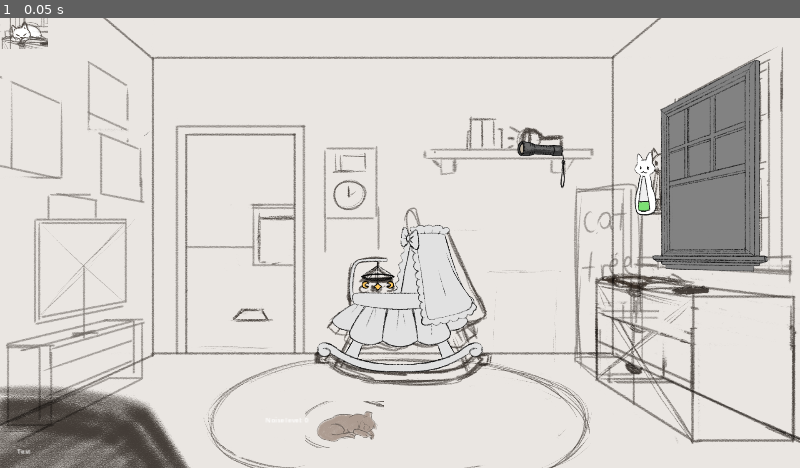
Above: before the commit, frame 1.
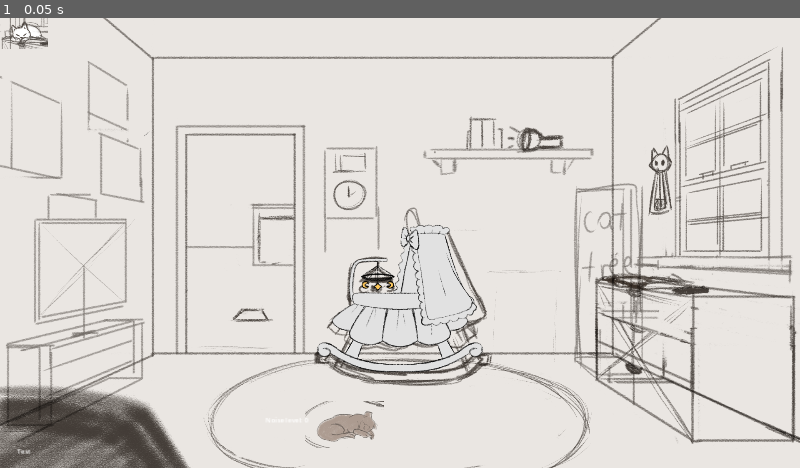
Above: after the commit, the same moment.

Repository: Kadema-FK/Don-t-wake-them-up
Game: Godot game, scene res://Scenes/don't wake her up.tscn
The game is run twice, just before and just after one commit, with the same random seed, the same clock (stepped at 60 frames per second) and the same inputs.
Inputs:
- Up to frame 1 (0.05 s): no input

The runs differ from the first frame. In frame 1, 5.3% of the frame differs, in the area x 64-96%, y 9-57%.

Commit message:
Revert "Working window, working boogeyman,"
This reverts commit 69a8346ad5a301d1ecb795fe2efa516ec18e4661.

Diff:
--- a/Scenes/boogeyman_obs.tscn
+++ b/Scenes/boogeyman_obs.tscn
@@ -1,79 +1,6 @@
-[gd_scene load_steps=7 format=3 uid="uid://dxpxwij74ak1r"]
+[gd_scene load_steps=2 format=3 uid="uid://dxpxwij74ak1r"]
 
 [ext_resource type="Script" path="res://Scripts/boogeyman_obs.gd" id="1_6w8am"]
-[ext_resource type="Texture2D" uid="uid://cmc0glg57pybl" path="res://Assets/Images/Obstacles/boogeyman/torchlight/torch.png" id="2_qgxhn"]
-[ext_resource type="Texture2D" uid="uid://we0hh13ka34w" path="res://Assets/Images/Obstacles/boogeyman/torchlight/torch_acive.png" id="4_28cv5"]
-[ext_resource type="Texture2D" uid="uid://dglmyyldgd2rb" path="res://Assets/Images/Obstacles/boogeyman/boogeyman_1.png" id="4_v6lwp"]
-[ext_resource type="Texture2D" uid="uid://5b074fgkc522" path="res://Assets/Images/Obstacles/boogeyman/boogeyman_2.png" id="5_ks82l"]
-
-[sub_resource type="SpriteFrames" id="SpriteFrames_5exim"]
-animations = [{
-"frames": [{
-"duration": 1.0,
-"texture": null
-}],
-"loop": true,
-"name": &"0",
-"speed": 5.0
-}, {
-"frames": [{
-"duration": 1.0,
-"texture": ExtResource("4_v6lwp")
-}],
-"loop": true,
-"name": &"1",
-"speed": 5.0
-}, {
-"frames": [{
-"duration": 1.0,
-"texture": ExtResource("5_ks82l")
-}],
-"loop": true,
-"name": &"2",
-"speed": 5.0
-}]
 
 [node name="boogeyman_obs" type="Node2D"]
 script = ExtResource("1_6w8am")
-
-[node name="Timer" type="Timer" parent="."]
-wait_time = 5.0
-
-[node name="Boogy_run" type="Timer" parent="."]
-
-[node name="Torch" type="Sprite2D" parent="."]
-position = Vector2(960, 540)
-texture = ExtResource("2_qgxhn")
-
-[node name="Area2D" type="Area2D" parent="Torch"]
-position = Vector2(-960, -540)
-
-[node name="CollisionPolygon2D" type="CollisionPolygon2D" parent="Torch/Area2D"]
-polygon = PackedVector2Array(1259, 359, 1220, 338, 1215, 301, 1239, 278, 1287, 272, 1347, 279, 1386, 297, 1380, 354, 1336, 364)
-
-[node name="TorchAcive" type="Sprite2D" parent="."]
-visible = false
-position = Vector2(125, 200)
-texture = ExtResource("4_28cv5")
-
-[node name="RayCast2D" type="RayCast2D" parent="TorchAcive"]
-position = Vector2(19, 181)
-target_position = Vector2(-2, -360)
-collide_with_areas = true
-collide_with_bodies = false
-
-[node name="Boogeyman" type="AnimatedSprite2D" parent="."]
-position = Vector2(960, 540)
-sprite_frames = SubResource("SpriteFrames_5exim")
-animation = &"0"
-
-[node name="Boogey_Area2D" type="Area2D" parent="Boogeyman"]
-
-[node name="CollisionPolygon2D" type="CollisionPolygon2D" parent="Boogeyman/Boogey_Area2D"]
-position = Vector2(-5, 2)
-polygon = PackedVector2Array(-83, 182, -169, 202, -222, 234, -240, 289, -198, 338, -111, 346, -15, 351, 123, 345, 194, 331, 270, 302, 289, 238, 247, 198, 165, 188, 37, 182)
-
-[connection signal="timeout" from="Timer" to="." method="_on_timer_timeout"]
-[connection signal="timeout" from="Boogy_run" to="." method="_on_boogy_run_timeout"]
-[connection signal="mouse_entered" from="Torch/Area2D" to="." method="_on_area_2d_mouse_entered"]
-[connection signal="mouse_exited" from="Torch/Area2D" to="." method="_on_area_2d_mouse_exited"]
--- a/Scenes/don't wake her up.tscn
+++ b/Scenes/don't wake her up.tscn
@@ -43,9 +43,12 @@
 
 [node name="Window" parent="." instance=ExtResource("3_ecayh")]
 process_mode = 1
+position = Vector2(1556, 170)
+scale = Vector2(2.28, 2.28)
 
 [node name="Boogeyman" parent="." instance=ExtResource("4_yshmp")]
 process_mode = 1
+position = Vector2(1006, 730)
 
 [node name="Cat" parent="." instance=ExtResource("5_tt8u4")]
 process_mode = 1
--- a/Scenes/window_obs.tscn
+++ b/Scenes/window_obs.tscn
@@ -1,58 +1,102 @@
-[gd_scene load_steps=10 format=3 uid="uid://cwkx4xqfoj1tr"]
+[gd_scene load_steps=9 format=3 uid="uid://cwkx4xqfoj1tr"]
 
 [ext_resource type="Script" path="res://Scripts/window_obs.gd" id="1_8r6so"]
-[ext_resource type="Texture2D" uid="uid://2s22ynv5nbq8" path="res://Assets/Images/Obstacles/window/window_closed.png" id="2_gv51a"]
-[ext_resource type="Texture2D" uid="uid://ctfagxwgry61k" path="res://Assets/Images/Obstacles/window/window_open.png" id="3_d5v4b"]
-[ext_resource type="Texture2D" uid="uid://5ui7tqaqo8e5" path="res://Assets/Images/Obstacles/window/weewoo.png" id="5_0iwuh"]
-[ext_resource type="Texture2D" uid="uid://dx53nhj25saw6" path="res://Assets/Images/Obstacles/window/termometer/hot_temp.png" id="5_5jlmx"]
-[ext_resource type="Texture2D" uid="uid://bkm23cdthj0bk" path="res://Assets/Images/Obstacles/window/termometer/normal_temp.png" id="6_d046c"]
-[ext_resource type="Texture2D" uid="uid://b60vejcyatyme" path="res://Assets/Images/Obstacles/window/termometer/warm_temp.png" id="7_gqn2v"]
+[ext_resource type="Texture2D" uid="uid://mbsq8jaq4woj" path="res://Assets/Images/Obstacles/window.jpg" id="2_27rtw"]
 
 [sub_resource type="SpriteFrames" id="SpriteFrames_dls04"]
 animations = [{
 "frames": [{
 "duration": 1.0,
-"texture": ExtResource("2_gv51a")
+"texture": null
 }],
 "loop": true,
 "name": &"closed",
 "speed": 5.0
 }, {
+"frames": [],
+"loop": true,
+"name": &"default",
+"speed": 5.0
+}, {
 "frames": [{
 "duration": 1.0,
-"texture": ExtResource("3_d5v4b")
+"texture": null
 }],
 "loop": true,
 "name": &"open",
 "speed": 5.0
 }]
 
-[sub_resource type="SpriteFrames" id="SpriteFrames_rdgpx"]
-animations = [{
-"frames": [{
-"duration": 1.0,
-"texture": ExtResource("5_5jlmx")
-}],
-"loop": true,
-"name": &"hot",
-"speed": 5.0
-}, {
-"frames": [{
-"duration": 1.0,
-"texture": ExtResource("6_d046c")
-}],
-"loop": true,
-"name": &"normal",
-"speed": 5.0
-}, {
-"frames": [{
-"duration": 1.0,
-"texture": ExtResource("7_gqn2v")
-}],
-"loop": true,
-"name": &"warm",
-"speed": 5.0
-}]
+[sub_resource type="Animation" id="Animation_vqcfe"]
+resource_name = "0"
+
+[sub_resource type="Animation" id="Animation_jmyex"]
+resource_name = "2"
+length = 1.2
+loop_mode = 1
+tracks/0/type = "value"
+tracks/0/imported = false
+tracks/0/enabled = true
+tracks/0/path = NodePath(".:rotation")
+tracks/0/interp = 1
+tracks/0/loop_wrap = true
+tracks/0/keys = {
+"times": PackedFloat32Array(0, 0.3, 0.6, 0.9),
+"transitions": PackedFloat32Array(1, 1, 1, 1),
+"update": 0,
+"values": [0.0, 0.122173, 0.0, -0.122173]
+}
+
+[sub_resource type="Animation" id="Animation_tpkdx"]
+resource_name = "3"
+loop_mode = 1
+tracks/0/type = "value"
+tracks/0/imported = false
+tracks/0/enabled = true
+tracks/0/path = NodePath(".:scale")
+tracks/0/interp = 1
+tracks/0/loop_wrap = true
+tracks/0/keys = {
+"times": PackedFloat32Array(0, 0.5),
+"transitions": PackedFloat32Array(1, 1),
+"update": 0,
+"values": [Vector2(1, 1), Vector2(1.115, 1.115)]
+}
+
+[sub_resource type="Animation" id="Animation_lvcdx"]
+length = 0.001
+tracks/0/type = "value"
+tracks/0/imported = false
+tracks/0/enabled = true
+tracks/0/path = NodePath(".:rotation")
+tracks/0/interp = 1
+tracks/0/loop_wrap = true
+tracks/0/keys = {
+"times": PackedFloat32Array(0),
+"transitions": PackedFloat32Array(1),
+"update": 0,
+"values": [0.122173]
+}
+tracks/1/type = "value"
+tracks/1/imported = false
+tracks/1/enabled = true
+tracks/1/path = NodePath(".:scale")
+tracks/1/interp = 1
+tracks/1/loop_wrap = true
+tracks/1/keys = {
+"times": PackedFloat32Array(0),
+"transitions": PackedFloat32Array(1),
+"update": 0,
+"values": [Vector2(1, 1)]
+}
+
+[sub_resource type="AnimationLibrary" id="AnimationLibrary_k0cn8"]
+_data = {
+"0": SubResource("Animation_vqcfe"),
+"2": SubResource("Animation_jmyex"),
+"3": SubResource("Animation_tpkdx"),
+"RESET": SubResource("Animation_lvcdx")
+}
 
 [node name="Window" type="Node2D"]
 script = ExtResource("1_8r6so")
@@ -60,7 +104,18 @@
 [node name="AnimatedSprite2D" type="AnimatedSprite2D" parent="."]
 position = Vector2(960, 540)
 sprite_frames = SubResource("SpriteFrames_dls04")
-animation = &"open"
+animation = &"closed"
+
+[node name="Window_sprite" type="Sprite2D" parent="."]
+visible = false
+position = Vector2(71, 78)
+rotation = 0.122173
+texture = ExtResource("2_27rtw")
+
+[node name="AnimationPlayer" type="AnimationPlayer" parent="Window_sprite"]
+libraries = {
+"": SubResource("AnimationLibrary_k0cn8")
+}
 
 [node name="Area2D" type="Area2D" parent="."]
 
@@ -71,20 +126,6 @@
 [node name="Timer" type="Timer" parent="."]
 wait_time = 5.0
 
-[node name="Weewoo" type="Sprite2D" parent="."]
-visible = false
-position = Vector2(960, 540)
-texture = ExtResource("5_0iwuh")
-
-[node name="Termometer" type="AnimatedSprite2D" parent="."]
-position = Vector2(960, 540)
-sprite_frames = SubResource("SpriteFrames_rdgpx")
-animation = &"normal"
-
-[node name="temp_timer" type="Timer" parent="."]
-wait_time = 5.0
-
 [connection signal="mouse_entered" from="Area2D" to="." method="_on_area_2d_mouse_entered"]
 [connection signal="mouse_exited" from="Area2D" to="." method="_on_area_2d_mouse_exited"]
 [connection signal="timeout" from="Timer" to="." method="_on_timer_timeout"]
-[connection signal="timeout" from="temp_timer" to="." method="_on_temp_timer_timeout"]
--- a/Scripts/boogeyman_obs.gd
+++ b/Scripts/boogeyman_obs.gd
@@ -1,8 +1,5 @@
 extends Node
-var mouse_in = false
-var torch_active = false
-var state = 0
-var noise_level = 0
+
 
 # Called when the node enters the scene tree for the first time.
 func _ready():
@@ -11,60 +8,8 @@
 
 # Called every frame. 'delta' is the elapsed time since the previous frame.
 func _process(delta):
-	if torch_active == true:
-		$TorchAcive.global_position = $TorchAcive.get_global_mouse_position()
-
-func _input(event):
-	if event is InputEventMouseButton:
-		if event.button_index == MOUSE_BUTTON_LEFT and event.pressed and mouse_in == true:
-			if torch_active == false:
-				torch_active = true
-				$TorchAcive/RayCast2D.enabled = true
-				$TorchAcive.visible = true
-				$Torch.visible = false
-				print("Torch is active: ", torch_active)
-		elif event.button_index == MOUSE_BUTTON_LEFT and event.pressed and torch_active == true:
-			torch_active = false
-			$TorchAcive/RayCast2D.enabled = false
-			$TorchAcive.visible = false
-			$Torch.visible = true
-			print("Torch is active: ", torch_active)
-
-func _on_area_2d_mouse_entered():
-	mouse_in = true;
-
-func _on_area_2d_mouse_exited():
-	mouse_in = false;
+	pass
 
 func start():
-	if state <= 0:
-		print("Boogy starts")
-		state = 1
-		$Timer.start()
-		$Boogy_run.start()
-
-func _on_timer_timeout():
-	if state <=3:
-		state += 1
-
-	if state == 2:
-		$Boogeyman.play("1")
-	if state >= 3:
-		$Boogeyman.play("2")
-		noise_level = 10
-
-
-func _on_boogy_run_timeout():
-	if $TorchAcive/RayCast2D.is_colliding() and $TorchAcive/RayCast2D.get_collider() == $Boogeyman/Boogey_Area2D and state >= 1:
-		print("Owwww... My eyes!!!")
-		state -= 1
-
-	if state == 0:
-		$Boogeyman.play("0")
-		$Timer.stop()
-		$Boogy_run.stop()
-	if state == 2:
-		$Boogeyman.play("1")
-
-func get_noise_level():
-	return noise_level;
+	print("Boogy starts");
+	pass
--- a/Scripts/window_obs.gd
+++ b/Scripts/window_obs.gd
@@ -1,28 +1,30 @@
 extends Node2D
 var mouse_in = false
-var state = 4
-var open = true
+var state = 0
 var noise_level = 0
-var hot_level = 0
 
 # Called when the node enters the scene tree for the first time.
 func _ready():
-	$temp_timer.start()
+	return
 
 # Called every frame. 'delta' is the elapsed time since the previous frame.
 func _process(delta):
-	pass
+	if state == 0 or state == 1:
+		$Window_sprite/AnimationPlayer.play("0")
+	if state == 2:
+		$Window_sprite/AnimationPlayer.play("2")
+	if state == 3:
+		$Window_sprite/AnimationPlayer.play("3")
+
 
 func _input(event):
 	if event is InputEventMouseButton:
 		if event.button_index == MOUSE_BUTTON_LEFT and event.pressed and mouse_in == true:
-			print("Open: ", open)
-			if open == true:
-				open = false
-				$AnimatedSprite2D.play("closed")
-			elif open == false:
-				open = true
-				$AnimatedSprite2D.play("open")
+			print("State: ", state)
+			if state >= 2:
+				state = 0
+				noise_level = 0
+				$Timer.stop()
 
 func _on_area_2d_mouse_entered():
 	mouse_in = true;
@@ -33,44 +35,14 @@
 #start being an obstacle
 func start():
 	print("Window starts");
-	if state >= 4:
-		state = 0
-		$Timer.start()
+	$Timer.start();
 
 #return real noise level
 func get_noise_level():
 	return noise_level;
 
-func is_baby_hot():
-	pass
-
-
 func _on_timer_timeout():
 	state += 1
-	if state == 2:
-		$Weewoo.visible = true
-	if state == 3 and open == true:
+	if state == 3:
 		noise_level = 10
-	if state >= 4:
-		noise_level = 0
-		$Weewoo.visible = false
-		$Timer.stop()
-
-	print("Window noise: ", noise_level)
-
-
-func _on_temp_timer_timeout():
-	if open == false and hot_level <= 3:
-		hot_level += 1
-	elif open == true and hot_level > 0:
-		hot_level -= 1
-
-	print("Is baby hot: ", hot_level)
-
-	if hot_level <= 1:
-		$Termometer.play("normal")
-	if hot_level == 2:
-		$Termometer.play("warm")
-	if hot_level == 3:
-		$Termometer.play("hot")
-		noise_level = 10
+	print("Noise: ", noise_level)
Binary file removed: Assets/Images/Obstacles/boogeyman/boogeyman_1.png
Not shown, removed: Assets/Images/Obstacles/boogeyman/boogeyman_1.png.import
Binary file removed: Assets/Images/Obstacles/boogeyman/boogeyman_2.png
Not shown, removed: Assets/Images/Obstacles/boogeyman/boogeyman_2.png.import
Binary file removed: Assets/Images/Obstacles/boogeyman/torchlight/torch.png
Not shown, removed: Assets/Images/Obstacles/boogeyman/torchlight/torch.png.import
Binary file removed: Assets/Images/Obstacles/boogeyman/torchlight/torch_acive.png
Not shown, removed: Assets/Images/Obstacles/boogeyman/torchlight/torch_acive.png.import
Binary file removed: Assets/Images/Obstacles/window/termometer/hot_temp.png
Not shown, removed: Assets/Images/Obstacles/window/termometer/hot_temp.png.import
Binary file removed: Assets/Images/Obstacles/window/termometer/normal_temp.png
Not shown, removed: Assets/Images/Obstacles/window/termometer/normal_temp.png.import
(and 9 more such lines)
